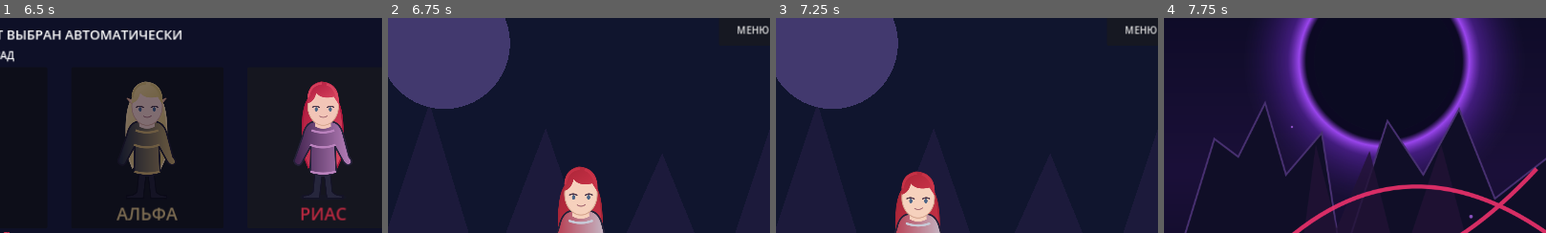
Above: before the commit, frames 1-4 (left to right).
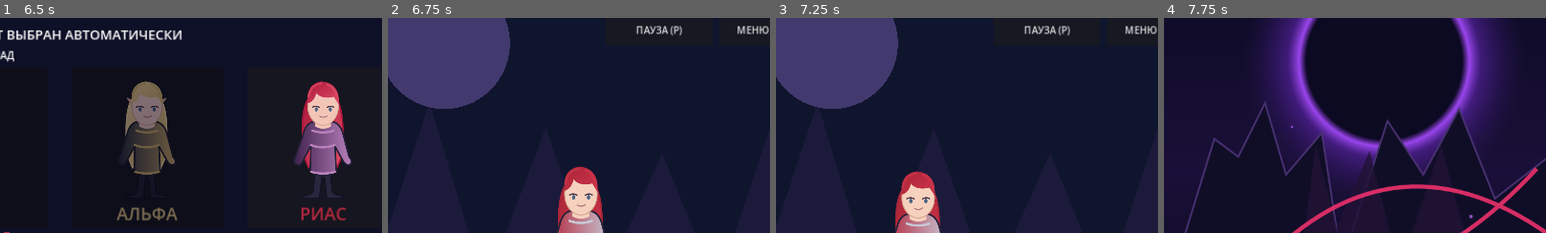
Above: after the commit, the same moments.

Repository: PerchikHot/Eclipse-Arena-
Game: Godot game, scene res://scenes/Main.tscn
Two runs of this game, one before a commit and one after it. Both use one fixed random seed, a clock stepped at 60 frames per second and the inputs below.
Inputs:
- Up to frame 1 (6.5 s): click "⚔ БЫСТРЫЙ БОЙ" at 0.5 s; click "ЯМАТО" at 1.25 s; click "ЭРЗА" at 2 s; click "АЛЬФА" at 2.75 s; click "РИАС" at 3.5 s; click "КОСТЮМ: КАНОН" at 4.25 s; click "КОСТЮМ: БОЕВОЙ" at 5 s; click "КОСТЮМ: ПЛЯЖНЫЙ" at 5.75 s
- Up to frame 2 (6.75 s): click "В БОЙ" at 6.5 s
- Up to frame 3 (7.25 s): no input
- Up to frame 4 (7.75 s): click "МЕНЮ (ESC)" at 7.25 s
The pictures show only the part of the screen within x 43-93%, y 19-69%; the shares and areas given below are measured in that part.

Frame 1 is identical in both runs. In frame 2, 0.3% of the frame differs, in the area x 65-77%, y 3-9%; in frame 3, 0.3%; in frame 4, nothing differs.

Commit message:
feat(combat): add pause and resume control on Android and Windows

Diff:
--- a/scripts/main.gd
+++ b/scripts/main.gd
@@ -32,6 +32,8 @@
 var in_menu := true
 var menu_layer: Control
 var pause_button: Button
+var pause_toggle_button: Button
+var manual_paused := false
 var audio_players: Array[AudioStreamPlayer] = []
 var sound_library: Dictionary = {}
 var sound_slot := 0
@@ -160,6 +162,12 @@
     pause_button.size = Vector2(155, 52)
     pause_button.pressed.connect(show_menu)
     add_child(pause_button)
+    pause_toggle_button = Button.new()
+    pause_toggle_button.text = "ПАУЗА" if OS.has_feature("mobile") else "ПАУЗА (P)"
+    pause_toggle_button.position = Vector2(910, 132)
+    pause_toggle_button.size = Vector2(180, 52)
+    pause_toggle_button.pressed.connect(toggle_pause)
+    add_child(pause_toggle_button)
     menu_layer = Control.new()
     menu_layer.set_anchors_and_offsets_preset(Control.PRESET_FULL_RECT)
     add_child(menu_layer)
@@ -351,8 +359,21 @@
     player.stream = sound_library[sound_name]
     player.play()
 
+func toggle_pause() -> void:
+    if in_menu or round_over:
+        return
+    manual_paused = not manual_paused
+    pause_toggle_button.text = ("ПРОДОЛЖИТЬ" if OS.has_feature("mobile") else "ПРОДОЛЖИТЬ (P)") if manual_paused else ("ПАУЗА" if OS.has_feature("mobile") else "ПАУЗА (P)")
+    if manual_paused:
+        joystick_touch = -1
+        joystick_axis = 0.0
+        for key in held.keys():
+            held[key] = false
+
 func show_menu() -> void:
     play_sound("menu")
+    manual_paused = false
+    pause_toggle_button.text = "ПАУЗА" if OS.has_feature("mobile") else "ПАУЗА (P)"
     in_menu = true
     # Release touch and button states when leaving combat so returning to
     # the arena cannot trigger a stuck attack, block, or movement.
@@ -365,6 +386,7 @@
     for key in controls.keys():
         controls[key].visible = false
     pause_button.visible = false
+    pause_toggle_button.visible = false
     cooldown_label.visible = false
     skill_label.visible = false
     round_timer_label.visible = false
@@ -382,6 +404,7 @@
     for key in controls.keys():
         controls[key].visible = true
     pause_button.visible = true
+    pause_toggle_button.visible = true
     cooldown_label.visible = true
     skill_label.visible = true
     round_timer_label.visible = true
@@ -395,6 +418,8 @@
     enemy_name_label.text = fighter_names[enemy_fighter]
 
 func restart_round() -> void:
+    manual_paused = false
+    pause_toggle_button.text = "ПАУЗА" if OS.has_feature("mobile") else "ПАУЗА (P)"
     # A new round must never inherit held attacks or a captured joystick touch.
     joystick_touch = -1
     joystick_axis = 0.0
@@ -480,6 +505,10 @@
         return
     if in_menu:
         return
+    if event.keycode == KEY_P:
+        toggle_pause()
+        get_viewport().set_input_as_handled()
+        return
     if event.keycode == KEY_ESCAPE:
         show_menu()
         get_viewport().set_input_as_handled()
@@ -505,7 +534,7 @@
                 return
         get_viewport().set_input_as_handled()
         return
-    if in_menu:
+    if in_menu or manual_paused:
         return
     if event is InputEventScreenTouch:
         if event.pressed and event.position.distance_to(joystick_center) < 105.0 and joystick_touch == -1:
@@ -520,7 +549,7 @@
 func _process(delta: float) -> void:
     # Do not let the round timer or opponent advance during Alt-Tab or
     # Android notification interruptions.
-    if round_over or in_menu or not has_game_focus:
+    if round_over or in_menu or manual_paused or not has_game_focus:
         return
     animation_clock += delta
     round_seconds = maxf(0.0, round_seconds - delta)
